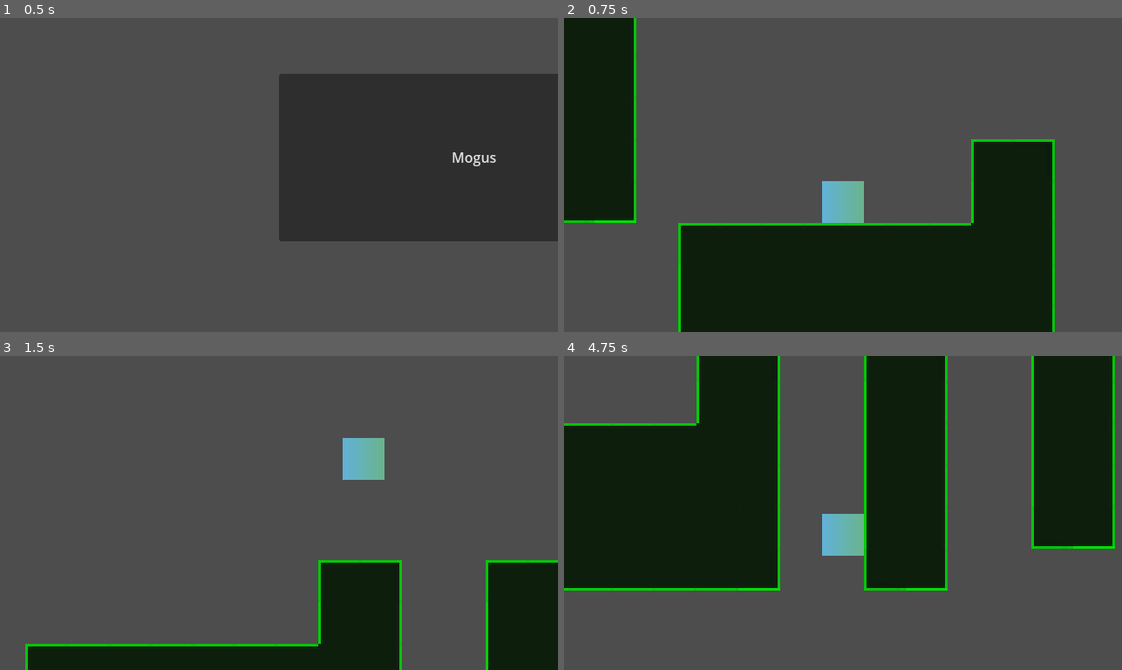
Above: before the commit, frames 1-4 (two rows, left to right).
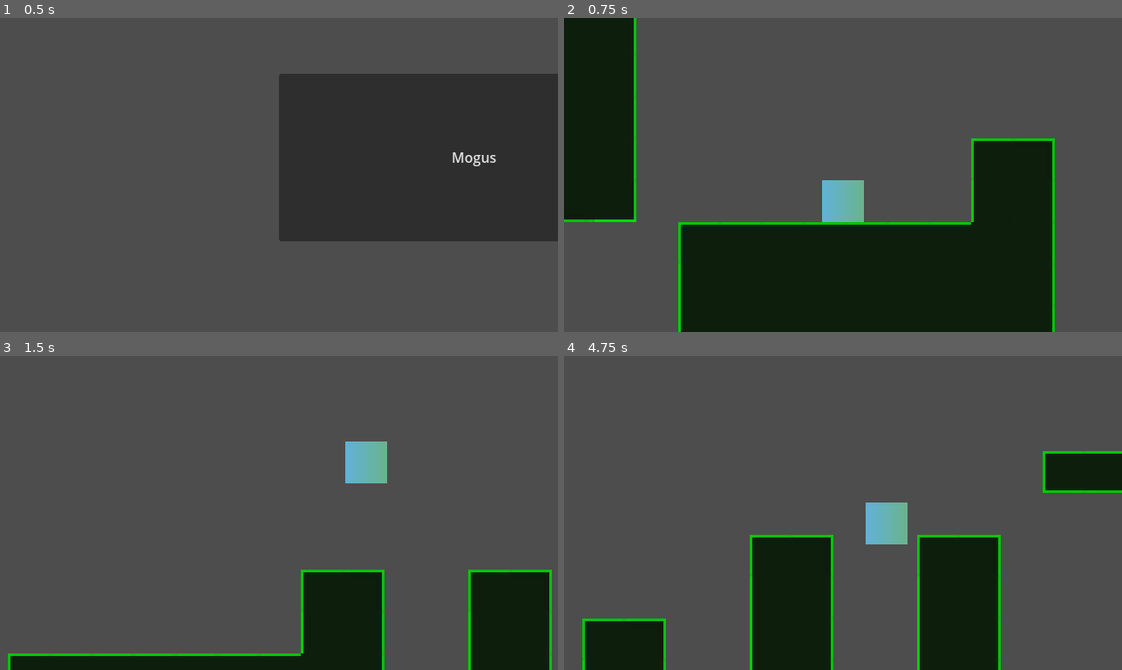
Above: after the commit, the same moments.

Repository: DavidAV05/FirstGame
Game: Godot game, scene res://game/menus/main_menu.tscn
The game is run twice, just before and just after one commit, with the same random seed, the same clock (stepped at 60 frames per second) and the same inputs.
Inputs:
- Up to frame 1 (0.5 s): no input
- Up to frame 2 (0.75 s): click "Mogus" at 0.5 s
- Up to frame 3 (1.5 s): hold Right (move_right) from 1.28 s (still down); hold Space (jump) from 1.28 s (still down); tap Shift (dash) at 1.35 s
- Up to frame 4 (4.75 s): release Space (jump) at 2.03 s; tap Space (jump) at 2.1, 2.27, 2.57, 3.77, 4.07 s; tap Shift (dash) at 2.3, 2.85, 3.6 s; release Right (move_right) at 2.78 s; hold Left (move_left) 2.78-3.53 s; hold Space (jump) 2.78-3.53 s; hold Right (move_right) from 3.53 s (still down); hold Space (jump) from 4.28 s (still down)

Frame 1 is identical in both runs. In frame 2, 0.5% of the frame differs, in the area x 0-88%, y 38-67%; in frame 3, 7.1%; in frame 4, 56%, in the area x 0-100%, y 0-100%.

Commit message:
Separeted basic movement into functions

Diff:
--- /dev/null
+++ b/game/Characters/player/Coyote_jump.gd
@@ -0,0 +1,25 @@
+extends Node2D
+
+var can_jump: bool = false;
+@onready var coyote_timer = $CoyoteTimer
+@export var COYOTE_COOLDOWN := .1
+
+func get_can_jump() -> bool:
+	return can_jump
+
+# Handles coyote timer
+func can_jump_handler(on_floor: bool) -> bool:
+	# When leaving ground start the timer
+	if !on_floor and coyote_timer.is_stopped():
+		coyote_timer.start()
+	# When back on the floor set jumping to true
+	elif on_floor:
+		coyote_timer.stop()
+		coyote_timer.wait_time = COYOTE_COOLDOWN
+		can_jump = true
+
+	return can_jump
+
+# Handles coyote timer
+func _on_coyote_timer_timeout():
+	can_jump = false
--- a/game/Characters/player/player.gd
+++ b/game/Characters/player/player.gd
@@ -2,17 +2,14 @@
 
 @export var SPEED = 200.0
 @export var JUMP_VELOCITY = -500.0
-@export var WALL_SLIDE_SPEED = 100
+@export var WALL_CLIMB_SPEED = 300
 
 # Dash variables
-var dash = true
-@onready var dash_timer = $dash_timer
+@onready var dash_timer = $DashTimer
 @export var DASH_COOLDOWN = .5
 
-# Jump variables
-@onready var coyote_timer = $coyote_timer
-@export var COYOTE_COOLDOWN = .1
-var can_jump = true
+# Coyote variables
+@onready var Coyote_Jump = $CoyoteJump
 
 # Gets all the camera variables
 @onready var camera = $Camera2D
@@ -23,15 +20,49 @@
 var gravity = ProjectSettings.get_setting("physics/2d/default_gravity")
 var TERMINAL_VELOCITY = gravity * 3
 
+func gravity_func(delta: float, on_floor: bool, on_wall: bool) -> void:
+	if !on_floor and !on_wall and velocity.y <= 0:
+		velocity.y += gravity * delta
+	elif !on_floor and !on_wall and velocity.y < TERMINAL_VELOCITY:
+		velocity.y += gravity * delta * 1.25
+
 # Handles all the basic horizontal movement
-func move_horizontal (direction):
+func move_horizontal(direction: int) -> void:
 	# Checks if player is walking
 	velocity.x = move_toward(velocity.x, SPEED * direction, SPEED / 10)
 
+# Handles jump input, check next to gravity for coyote timer
+func jump_func(can_jump: bool) -> void:
+	if can_jump:
+		can_jump = false
+		velocity.y = JUMP_VELOCITY
+
+# Handles the wall sliding of character.
+func wall_slide_func(delta: float, on_floor: bool, on_wall: bool) -> void:
+	var direction := 0
+	var climbing := 1
+	if velocity.y >= 0:
+		direction = 1
+	else:
+		direction = -1
+
+	if  Input.is_action_pressed("jump"):
+		direction = 0
+		climbing = 1.5
+
+	if on_wall:
+		print(WALL_CLIMB_SPEED * direction)
+		print(WALL_CLIMB_SPEED * delta * .5)
+		velocity.y = move_toward(velocity.y,
+			WALL_CLIMB_SPEED * direction,
+			WALL_CLIMB_SPEED * delta * 2 * climbing)
+
 # Handles all the dash abilities
-func dash_func(direction):
+func dash_func	(dash: bool, direction: int, on_floor: int) -> void:
+	if on_floor:
+		dash = true
 	# Checks if dashing is not activated
-	if dash_timer.is_stopped():
+	if dash_timer.is_stopped() and dash == true:
 		# Starts timer
 		dash_timer.wait_time = DASH_COOLDOWN
 		dash_timer.start()
@@ -48,58 +79,36 @@
 
 	dash = false
 
-# Handles jump input, check next to gravity for coyote timer
-func jump_func():
-	if can_jump:
-		can_jump = false
-		velocity.y = JUMP_VELOCITY
+func _physics_process(delta):
+	var on_floor = is_on_floor()
+	var on_wall = is_on_wall_only()
+	var dash: bool = true;
 
-# Handles coyote timer
-func _on_coyote_timer_timeout():
-	print("Timed out")
-	can_jump = false
+	# Handles gravity
+	gravity_func(delta, on_floor, on_wall)
 
-func _physics_process(delta):
-	move_and_slide()
-
-
-	# Add the gravity and dash "recharge".
-	if !is_on_floor() and velocity.y <= TERMINAL_VELOCITY:
-		# Gravity
-		if velocity.y < 0 and !is_on_wall():
-			velocity.y += gravity * delta
-		elif is_on_wall() and velocity.y > 0:
-			velocity.y = move_toward(velocity.y, WALL_SLIDE_SPEED, abs(delta * velocity.y * 5))
-		else:
-			velocity.y += gravity * delta * 1.5
-
-		if coyote_timer.is_stopped():
-			coyote_timer.start()
-	else:
-		coyote_timer.stop()
-		coyote_timer.wait_time = COYOTE_COOLDOWN
-		can_jump = true
-		dash = true
-
+	# Handles coyote timer
+	Coyote_Jump.can_jump_handler(on_floor)
 
 	# Gets direction
 	var direction = Input.get_axis("move_left", "move_right")
 
-	# Handle jump.
-	if Input.is_action_just_pressed("jump"):
-		jump_func()
-
 	# Handle the horizontal movement/deceleration.
 	move_horizontal(direction)
 
+	# Handle jump.
+	if Input.is_action_just_pressed("jump"):
+		jump_func(Coyote_Jump.get_can_jump())
+
+	wall_slide_func(delta, on_floor, on_wall)
+
 	# Handles dashing
-	if Input.is_action_just_pressed("dash") and dash == true:
-		dash_func(direction)
+	if Input.is_action_just_pressed("dash"):
+		dash_func(dash, direction, on_floor)
 
+	move_and_slide()
 
-
-
-func death(start_position: Vector2):
+func death(start_position: Vector2) -> void:
 	# Disable camera lag and velocity.
 	camera_lag = false
 	velocity = Vector2(0, 0)
--- a/game/Characters/player/player.tscn
+++ b/game/Characters/player/player.tscn
@@ -1,6 +1,7 @@
-[gd_scene load_steps=5 format=3 uid="uid://bwe8b1isyf17s"]
+[gd_scene load_steps=6 format=3 uid="uid://bwe8b1isyf17s"]
 
 [ext_resource type="Script" path="res://game/Characters/player/player.gd" id="1_h1qef"]
+[ext_resource type="Script" path="res://game/Characters/player/Coyote_jump.gd" id="2_l7qx6"]
 
 [sub_resource type="RectangleShape2D" id="RectangleShape2D_js6aq"]
 size = Vector2(16, 16)
@@ -28,11 +29,14 @@
 scale = Vector2(0.0625, 16)
 texture = SubResource("GradientTexture1D_h41op")
 
-[node name="dash_timer" type="Timer" parent="."]
+[node name="DashTimer" type="Timer" parent="."]
 one_shot = true
 
-[node name="coyote_timer" type="Timer" parent="."]
+[node name="CoyoteJump" type="Node2D" parent="."]
+script = ExtResource("2_l7qx6")
+
+[node name="CoyoteTimer" type="Timer" parent="CoyoteJump"]
 wait_time = 0.1
 one_shot = true
 
-[connection signal="timeout" from="coyote_timer" to="." method="_on_coyote_timer_timeout"]
+[connection signal="timeout" from="CoyoteJump/CoyoteTimer" to="CoyoteJump" method="_on_coyote_timer_timeout"]
--- a/game/world/levels/level1/level1.tscn
+++ b/game/world/levels/level1/level1.tscn
@@ -101,6 +101,6 @@
 tile_set = SubResource("TileSet_8s2hu")
 rendering_quadrant_size = 32
 format = 2
-layer_0/tile_data = PackedInt32Array(131074, 393218, 2, 1310 …(2339 unchanged characters)… 62, 2, -7, 655362, 2, 65529, 655362, 2, -524295, 655362, 0, -524294, 262146, 2, 131065, 131074, 2, 131066, 2, 2)
+layer_0/tile_data = PackedInt32Array(131074, 393218, 2, 1310 …(2339 unchanged characters)… 62, 2, -7, 655362, 2, 65529, 655362, 2, 131065, 131074, 2, 131066, 2, 2, -524294, 524290, 2, -589830, 524290, 2, -655366, 524290, 2, -720902, 524290, 2, -786438, 524290, 2, -851974, 524290, 2, -917510, 524290, 2, -983046, 524290, 2, -1048582, 524290, 2, -1114118, 524290, 2, -1179654, 524290, 2, -1245190, 524290, 2, -1310726, 524290, 2, -1376263, 655362, 0, -1376262, 262146, 2, -1310727, 655362, 2, -1245191, 655362, 2, -1179655, 655362, 2, -1114119, 655362, 2, -1048583, 655362, 2, -983047, 655362, 2, -917511, 655362, 2, -851975, 655362, 2, -786439, 655362, 2, -720903, 655362, 2, -655367, 655362, 2, -589831, 655362, 2, -524295, 655362, 2)
 
 [connection signal="body_entered" from="Objects/Void" to="Objects/Void" method="_on_body_entered"]
